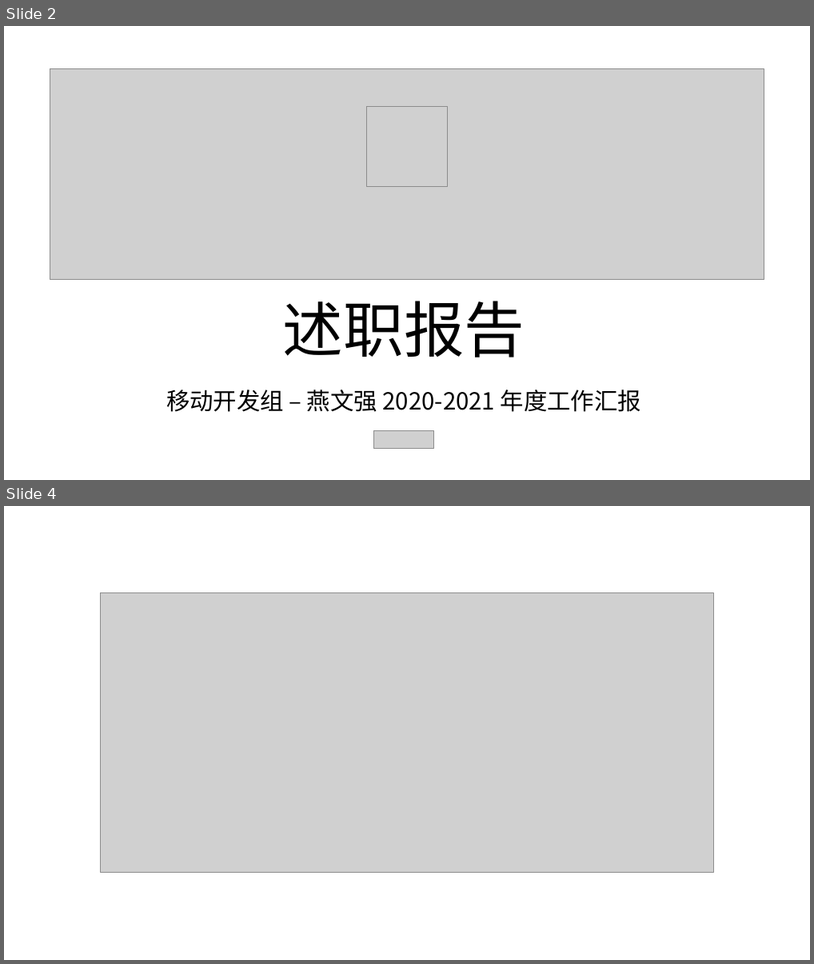
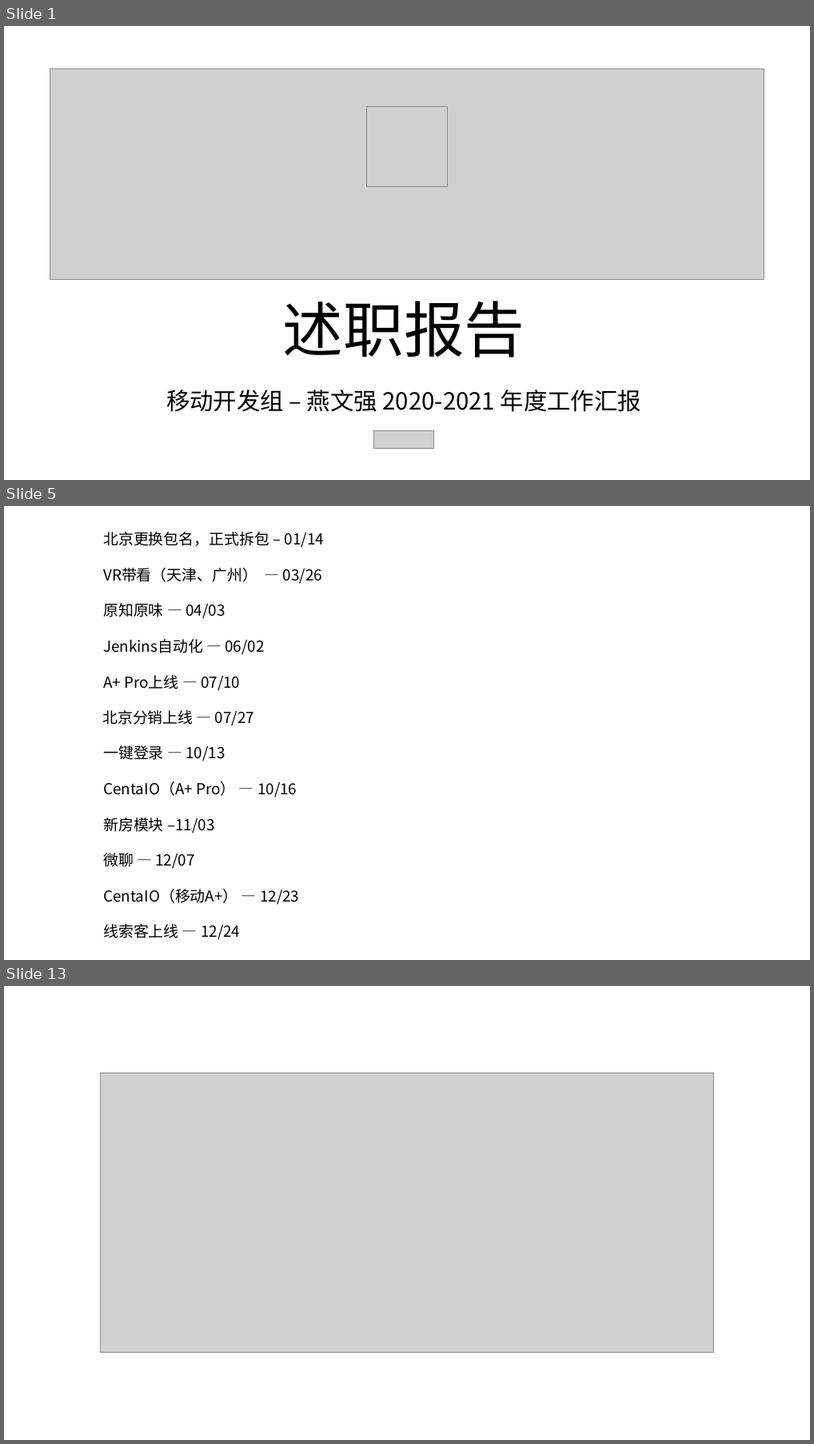
Before and after one commit to Andy888888/Mobile_Develop_Res, a slide deck: PPT/燕文强2020-2021年度述职报告.pptx. Shown one above the other, each under a label of ours: slides 2 and 4 before the commit, slides 1, 5 and 13 after it; the slides between them are not shown. The pictures are 814x964 and 814x1444 pixels, drawn with LibreOffice and Linux fonts; fonts in the diff are those of the drawing; grey boxes stand for pictures. Boxes give left, top, right and bottom in pixels: in the first picture for what was removed or moved away, otherwise in the second. Text is boxed around its words. In the diff, an @@ line names an element or a change of style, - is before the commit and + after.

```diff
--- a/PPT/燕文强2020-2021年度述职报告.pptx
+++ b/PPT/燕文强2020-2021年度述职报告.pptx
@@ slide 5 added at (4,506,810,960), background #FFFFFF @@
@@ text added at (103,532,324,548), 18 pt, text #000000 @@
+北京更换包名，正式拆包 – 01/14
@@ text added at (103,568,322,584), 18 pt, text #000000 @@
+VR带看（天津、广州） — 03/26
@@ text added at (103,603,225,619), 18 pt, text #000000 @@
+原知原味 — 04/03
@@ text added at (103,639,264,655), 18 pt, text #000000 @@
+Jenkins自动化 — 06/02
@@ text added at (103,675,240,691), 18 pt, text #000000 @@
+A+ Pro上线 — 07/10
@@ text added at (102,710,254,726), 18 pt, text #000000 @@
+北京分销上线 — 07/27
@@ text added at (103,745,225,761), 18 pt, text #000000 @@
+一键登录 — 10/13
@@ text added at (103,781,297,797), 18 pt, text #000000 @@
+CentaIO（A+ Pro） — 10/16
@@ text added at (103,817,214,833), 18 pt, text #000000 @@
+新房模块 –11/03
@@ text added at (103,852,194,868), 18 pt, text #000000 @@
+微聊 — 12/07
@@ text added at (103,888,299,904), 18 pt, text #000000 @@
+CentaIO（移动A+） — 12/23
@@ text added at (103,924,240,940), 18 pt, text #000000 @@
+线索客上线 — 12/24
@@ what was slide 2 is now slide 1 @@
@@ what was slide 4 is now slide 13 @@
```
Also in this commit, not shown: 1 slide changed, 8 other slides added, 1 slide removed.
